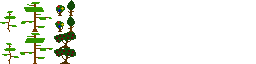
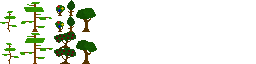
Comparing the layer stacks of the two (256, 64) images. Changes:
added group "ForestSapling" with 8 layers above "PT Small Sapling" over [76, 8, 97, 64]
added group "ForestSapling[F2]" with 3 layers in group "ForestSapling" over [76, 40, 97, 64]
added layer "Foliage #6" in group "ForestSapling[F2]" over [84, 42, 97, 52]
added layer "Foliage #7" in group "ForestSapling[F2]" over [76, 40, 91, 50]
added layer "Trunk #3" in group "ForestSapling[F2]" over [82, 50, 91, 64]
added group "ForestSapling[F1]" with 3 layers in group "ForestSapling" over [76, 8, 96, 32]
added layer "Foliage #5" in group "ForestSapling[F1]" over [83, 8, 96, 18]
added layer "Foliage #4" in group "ForestSapling[F1]" over [76, 8, 96, 19]
added layer "Trunk #2" in group "ForestSapling[F1]" over [82, 18, 91, 32]
painted on "foliage #1" over [2, 43, 19, 58]
painted on "trunk #1" over [5, 43, 15, 63]
painted on "foliage" over [0, 11, 17, 27]
painted on "trunk" over [3, 11, 13, 31]
painted on "foliage #2" over [21, 2, 52, 28]
painted on "foliageTop" over [24, 5, 44, 12]
painted on "trunk #2" over [22, 2, 51, 32]
painted on "foliage #3" over [20, 33, 52, 59]
painted on "foliageTop copy #1" over [25, 36, 45, 43]
painted on "trunk #3" over [22, 33, 52, 64]
